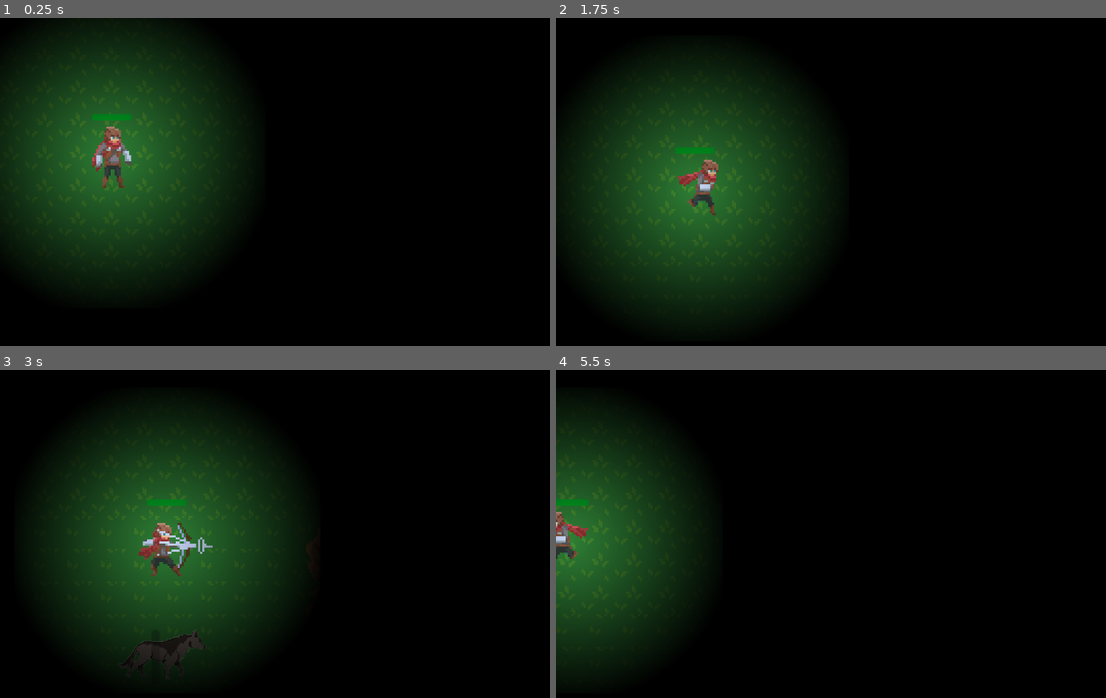
Above: before the commit, frames 1-4 (two rows, left to right).
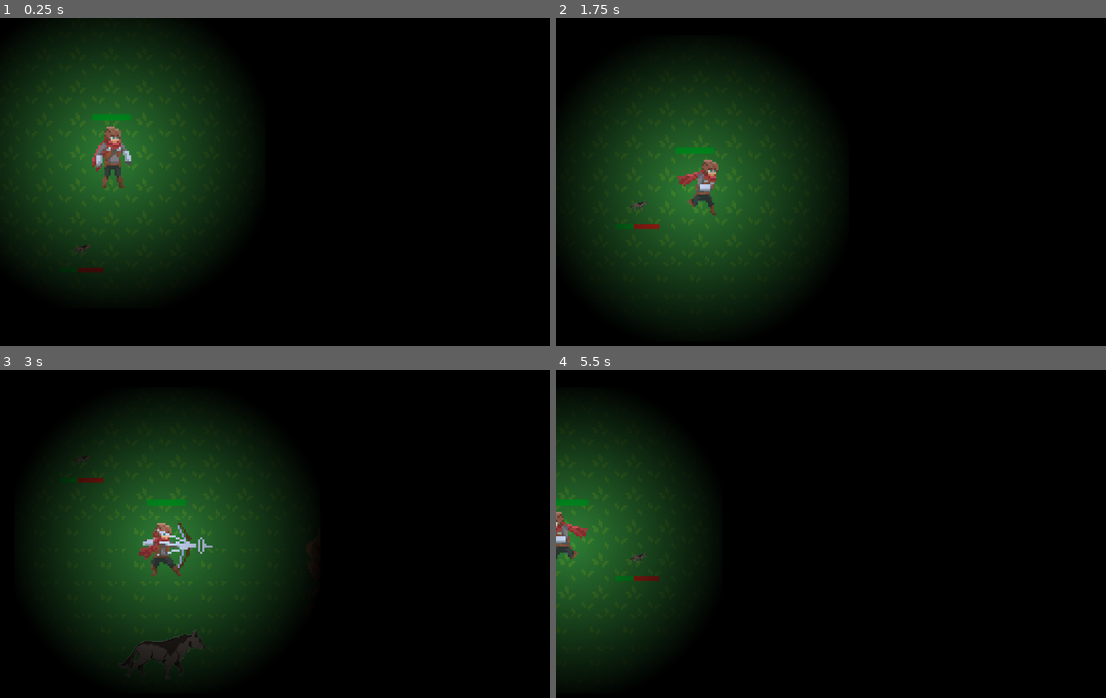
Above: after the commit, the same moments.

Repository: jsw-aip-tn/Withoutlight
Game: Godot game, scene res://Scenes/main.tscn
Two runs of this game, one before a commit and one after it. Both use one fixed random seed, a clock stepped at 60 frames per second and the inputs below.
Inputs (mouse positions are in pixels of both pictures, inside the frame that each line leads up to):
- Up to frame 1 (0.25 s): no input
- Up to frame 2 (1.75 s): move the mouse to (979, 168) at 0.52 s; hold D (move_right) 0.53-1.28 s; click (979, 168) at 0.6 s; move the mouse to (732, 201) at 1.27 s; hold S (move_down) from 1.28 s (still down); tap Space (place_torch) at 1.35 s
- Up to frame 3 (3 s): move the mouse to (352, 461) at 2.02 s; release S (move_down) at 2.03 s; hold D (move_right) 2.03-2.78 s; right-click (352, 461) at 2.1 s; move the mouse to (264, 602) at 2.77 s; hold W (move_up) from 2.78 s (still down); click (264, 602) at 2.85 s
- Up to frame 4 (5.5 s): move the mouse to (1029, 586) at 3.52 s; release W (move_up) at 3.53 s; hold A (move_left) 3.53-5.03 s; tap Space (place_torch) at 3.6 s; move the mouse to (671, 484) at 4.27 s; right-click (671, 484) at 4.35 s; move the mouse to (880, 537) at 5.02 s; hold S (move_down) from 5.03 s (still down); click (880, 537) at 5.1 s

The runs differ from the first frame. In frame 1, less than 0.1% of the frame differs, in the area x 13-19%, y 68-78%; in frame 2, 0.1%; in frame 3, less than 0.1%; in frame 4, 0.2%, in the area x 10-19%, y 55-65%.

Commit message:
trying to refine the wolf code
productivity who?

Diff:
--- a/Scenes/main.tscn
+++ b/Scenes/main.tscn
@@ -1,10 +1,11 @@
-[gd_scene load_steps=6 format=3 uid="uid://ceq4caiu3es4v"]
+[gd_scene load_steps=7 format=3 uid="uid://ceq4caiu3es4v"]
 
 [ext_resource type="PackedScene" uid="uid://gn8mhdtxcqse" path="res://Map/map.tscn" id="1_kms4s"]
 [ext_resource type="PackedScene" uid="uid://cf0fxa3ac7nhb" path="res://Scenes/player.tscn" id="1_ur571"]
 [ext_resource type="PackedScene" uid="uid://1qdi3c3eq1a2" path="res://Scenes/wolf.tscn" id="2_qmbj4"]
 [ext_resource type="PackedScene" uid="uid://cmmwlughnhyo5" path="res://Scenes/global.tscn" id="3_f4v26"]
 [ext_resource type="PackedScene" uid="uid://bjif787o0f6fa" path="res://Scenes/bat.tscn" id="4_yhv6a"]
+[ext_resource type="PackedScene" uid="uid://ba2um115u2unk" path="res://Scenes/wolf2.tscn" id="6_glp4t"]
 
 [node name="Game" type="Node"]
 
@@ -24,3 +25,6 @@
 
 [node name="Wolf" parent="." instance=ExtResource("2_qmbj4")]
 position = Vector2(78, 222)
+
+[node name="Wolf2" parent="." instance=ExtResource("6_glp4t")]
+position = Vector2(40, 126)
--- a/Scenes/wolf.tscn
+++ b/Scenes/wolf.tscn
@@ -103,9 +103,9 @@
 position = Vector2(1, -1)
 scale = Vector2(0.3, 0.3)
 sprite_frames = SubResource("SpriteFrames_di00u")
-animation = &"idle"
+animation = &"attack"
 autoplay = "idle"
-frame_progress = 0.403157
+frame_progress = 0.0371147
 speed_scale = 0.815
 
 [node name="Timer" type="Timer" parent="Wolf"]
@@ -113,6 +113,7 @@
 autostart = true
 
 [node name="ProgressBar" type="ProgressBar" parent="Wolf"]
+visible = false
 offset_left = -4.0
 offset_top = -13.0
 offset_bottom = 14.0
--- /dev/null
+++ b/Scenes/wolf2.tscn
@@ -0,0 +1,146 @@
+[gd_scene load_steps=23 format=3 uid="uid://ba2um115u2unk"]
+
+[ext_resource type="Script" path="res://Scripts/bat.gd" id="1_ht26v"]
+[ext_resource type="Texture2D" uid="uid://3mb1kru28e3g" path="res://Assets/Wolf/sprite_1.png" id="2_86g4q"]
+[ext_resource type="Texture2D" uid="uid://cmtyhvsne86w0" path="res://Assets/Wolf/sprite_2.png" id="3_3weds"]
+[ext_resource type="Texture2D" uid="uid://dtoexsw3kky24" path="res://Assets/Wolf/sprite_3.png" id="4_h3unq"]
+[ext_resource type="Texture2D" uid="uid://p13h5lo7x78v" path="res://Assets/Wolf/sprite_4.png" id="5_mblwm"]
+[ext_resource type="PackedScene" uid="uid://bcs26su4ta5m1" path="res://Scenes/HPbar.tscn" id="6_2fsyp"]
+[ext_resource type="Texture2D" uid="uid://6ih6xe5simi3" path="res://Assets/Wolf/wolf-idle1.png" id="6_3jlxg"]
+[ext_resource type="Texture2D" uid="uid://cy7ssfbawdk0n" path="res://Assets/Wolf/wolf-idle2.png" id="7_ebw2r"]
+[ext_resource type="Texture2D" uid="uid://bd0lctcswok71" path="res://Assets/Wolf/wolf-idle3.png" id="8_5i1e2"]
+[ext_resource type="Texture2D" uid="uid://cty3np4h3f0d0" path="res://Assets/Wolf/wolf-idle4.png" id="9_ev4uu"]
+
+[sub_resource type="RectangleShape2D" id="RectangleShape2D_84b2s"]
+size = Vector2(105, 50)
+
+[sub_resource type="RectangleShape2D" id="RectangleShape2D_jrc82"]
+size = Vector2(119, 76)
+
+[sub_resource type="AtlasTexture" id="AtlasTexture_c1cpt"]
+atlas = ExtResource("2_86g4q")
+region = Rect2(0, 0, 127, 117)
+
+[sub_resource type="AtlasTexture" id="AtlasTexture_q7y7i"]
+atlas = ExtResource("3_3weds")
+region = Rect2(0, 0, 132, 121)
+
+[sub_resource type="AtlasTexture" id="AtlasTexture_fl6rg"]
+atlas = ExtResource("4_h3unq")
+region = Rect2(0, 0, 147, 103)
+
+[sub_resource type="AtlasTexture" id="AtlasTexture_j8x6p"]
+atlas = ExtResource("5_mblwm")
+region = Rect2(0, 0, 152, 69)
+
+[sub_resource type="AtlasTexture" id="AtlasTexture_d8256"]
+atlas = ExtResource("6_3jlxg")
+region = Rect2(0, 0, 148, 82)
+
+[sub_resource type="AtlasTexture" id="AtlasTexture_bi36n"]
+atlas = ExtResource("7_ebw2r")
+region = Rect2(0, 0, 148, 84)
+
+[sub_resource type="AtlasTexture" id="AtlasTexture_wxbbj"]
+atlas = ExtResource("8_5i1e2")
+region = Rect2(0, 0, 148, 83)
+
+[sub_resource type="AtlasTexture" id="AtlasTexture_u3nst"]
+atlas = ExtResource("9_ev4uu")
+region = Rect2(0, 0, 149, 83)
+
+[sub_resource type="SpriteFrames" id="SpriteFrames_i3ciy"]
+animations = [{
+"frames": [{
+"duration": 1.0,
+"texture": SubResource("AtlasTexture_c1cpt")
+}, {
+"duration": 1.0,
+"texture": SubResource("AtlasTexture_q7y7i")
+}, {
+"duration": 1.0,
+"texture": SubResource("AtlasTexture_fl6rg")
+}, {
+"duration": 1.0,
+"texture": SubResource("AtlasTexture_j8x6p")
+}],
+"loop": true,
+"name": &"attack",
+"speed": 5.0
+}, {
+"frames": [{
+"duration": 1.0,
+"texture": SubResource("AtlasTexture_d8256")
+}, {
+"duration": 1.0,
+"texture": SubResource("AtlasTexture_bi36n")
+}, {
+"duration": 1.0,
+"texture": SubResource("AtlasTexture_wxbbj")
+}, {
+"duration": 1.0,
+"texture": SubResource("AtlasTexture_u3nst")
+}],
+"loop": true,
+"name": &"idle",
+"speed": 5.0
+}]
+
+[sub_resource type="CircleShape2D" id="CircleShape2D_2l43x"]
+
+[node name="Wolf" type="Node2D"]
+light_mask = 7
+visibility_layer = 7
+position = Vector2(1.90735e-06, 4.76837e-07)
+scale = Vector2(0.2, 0.2)
+
+[node name="Bat" type="CharacterBody2D" parent="."]
+floor_constant_speed = true
+script = ExtResource("1_ht26v")
+
+[node name="CollisionShape2D" type="CollisionShape2D" parent="Bat"]
+visible = false
+position = Vector2(-9.05991e-06, -2.38419e-06)
+shape = SubResource("RectangleShape2D_84b2s")
+
+[node name="enemy_hitbox" type="Area2D" parent="Bat"]
+position = Vector2(-9.53674e-06, -2.38419e-06)
+scale = Vector2(1.04209, -0.973596)
+
+[node name="CollisionShape2D" type="CollisionShape2D" parent="Bat/enemy_hitbox"]
+position = Vector2(-2.38419e-07, 1.78814e-07)
+shape = SubResource("RectangleShape2D_jrc82")
+
+[node name="AnimatedSprite2D" type="AnimatedSprite2D" parent="Bat"]
+position = Vector2(1, -1)
+scale = Vector2(0.3, 0.3)
+sprite_frames = SubResource("SpriteFrames_i3ciy")
+animation = &"idle"
+autoplay = "idle"
+speed_scale = 0.815
+
+[node name="Timer" type="Timer" parent="Bat"]
+wait_time = 2.0
+autostart = true
+
+[node name="ProgressBar2" parent="Bat" instance=ExtResource("6_2fsyp")]
+offset_left = -55.0
+offset_top = 45.0
+offset_right = -36.0
+offset_bottom = 48.0
+scale = Vector2(5.68888, 3.65064)
+value = 20.0
+
+[node name="search_area" type="Area2D" parent="Bat"]
+scale = Vector2(1.12727, 1.22671)
+
+[node name="CollisionShape2D" type="CollisionShape2D" parent="Bat/search_area"]
+scale = Vector2(-40.29, 26.23)
+shape = SubResource("CircleShape2D_2l43x")
+
+[connection signal="body_entered" from="Bat/enemy_hitbox" to="Bat" method="_on_enemie_hitbox_body_entered"]
+[connection signal="body_entered" from="Bat/enemy_hitbox" to="Bat" method="_on_area_2d_body_entered"]
+[connection signal="body_exited" from="Bat/enemy_hitbox" to="Bat" method="_on_enemie_hitbox_body_exited"]
+[connection signal="timeout" from="Bat/Timer" to="Bat" method="_on_timer_timeout"]
+[connection signal="body_entered" from="Bat/search_area" to="Bat" method="_on_search_area_body_entered"]
+[connection signal="body_exited" from="Bat/search_area" to="Bat" method="_on_search_area_body_exited"]
--- a/Scripts/bat.gd
+++ b/Scripts/bat.gd
@@ -1,8 +1,8 @@
 extends CharacterBody2D
 
-var maxhp = 20
+var maxhp = 50
 var hp = 20
-var atk = 2
+var atk = 4
 var SPEED = 0.0
 var pushback_strength  = 0.5
 var player_in_range = false
